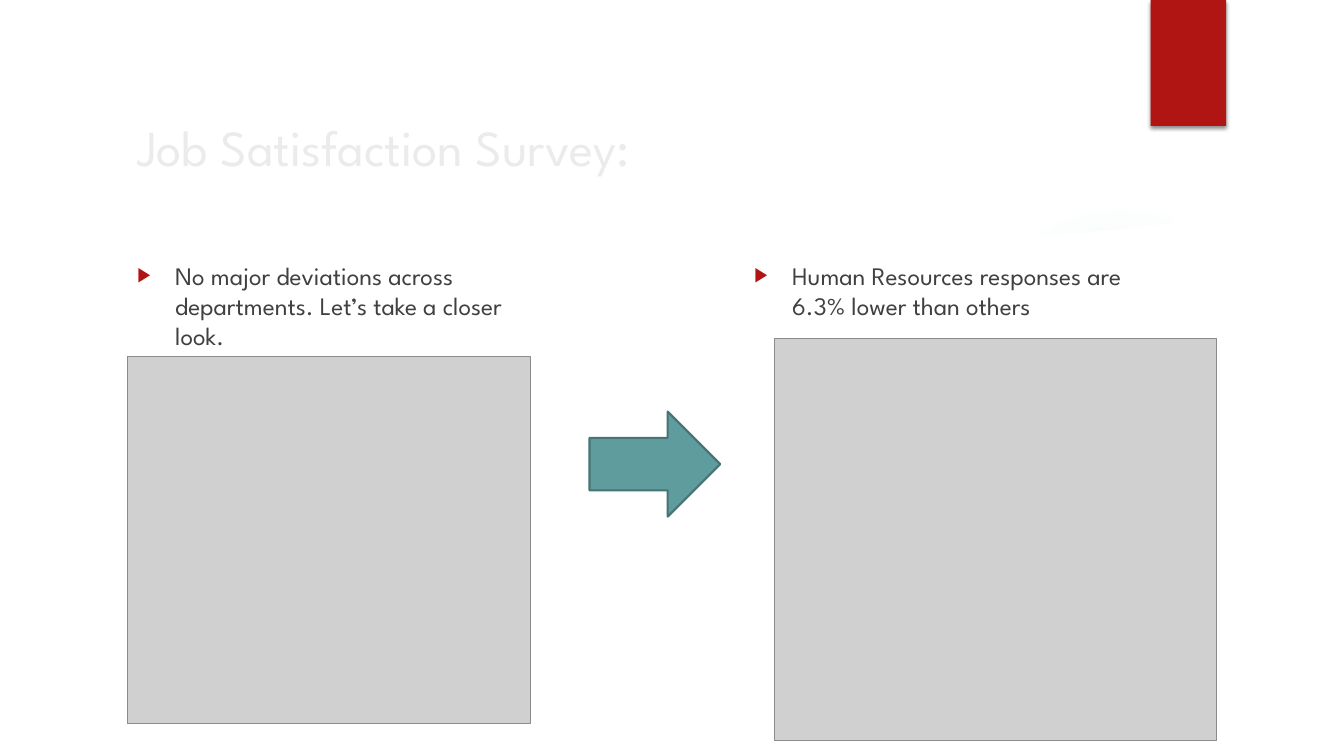
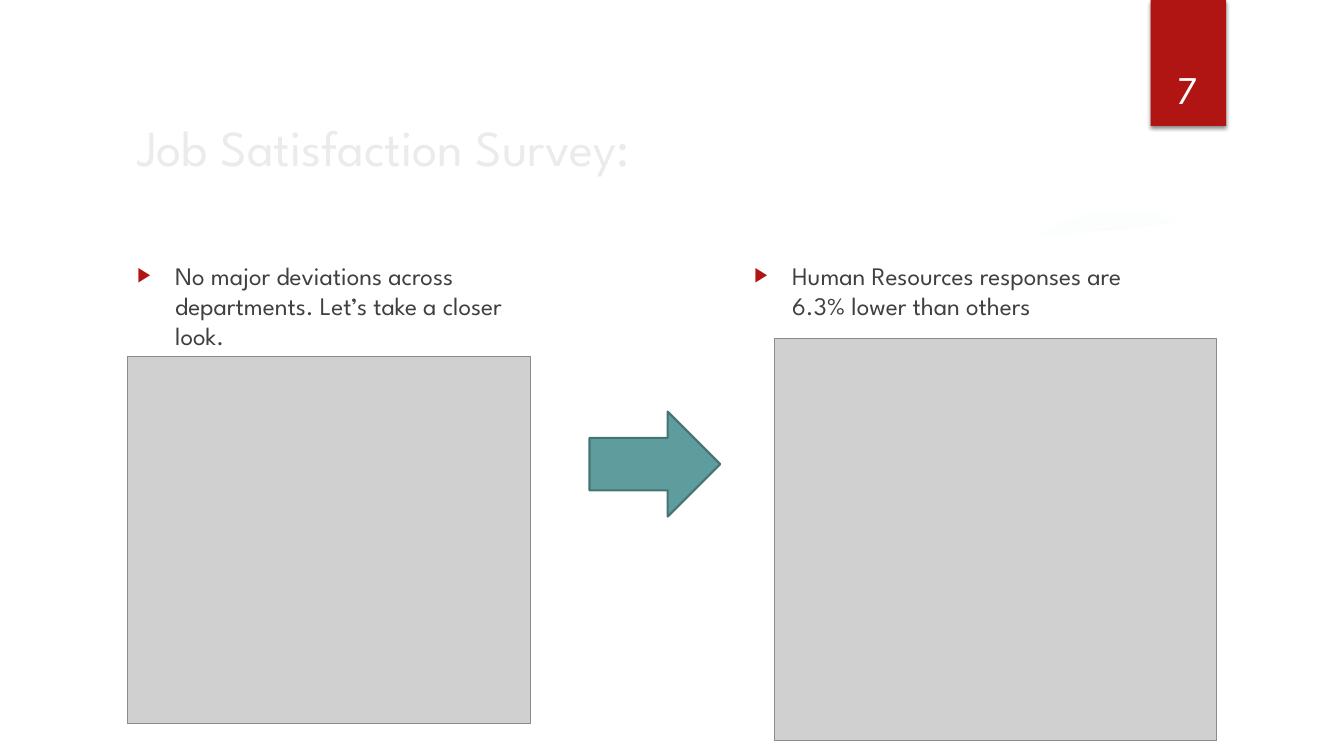
Before and after one commit to Ujustwaite/DDS_Case_Study_2, a slide deck: slide 7 of DraftPresentation.pptx. Drawn at 1344x756 pixels with LibreOffice and Linux fonts; fonts in the diff are those of the drawing; grey boxes stand for pictures; background and template pictures are left out. Boxes give left, top, right and bottom in pixels: in the first picture for what was removed or moved away, otherwise in the second. Text is boxed around its words. In the diff, an @@ line names an element or a change of style, - is before the commit and + after.

```diff
--- a/DraftPresentation.pptx
+++ b/DraftPresentation.pptx
@@ page number added at (x1=1177, y1=78, x2=1197, y2=104), 28 pt, text #FFFFFF @@
+7
```
Also in this commit, not shown: 9 other slides changed, 2 slides added.
